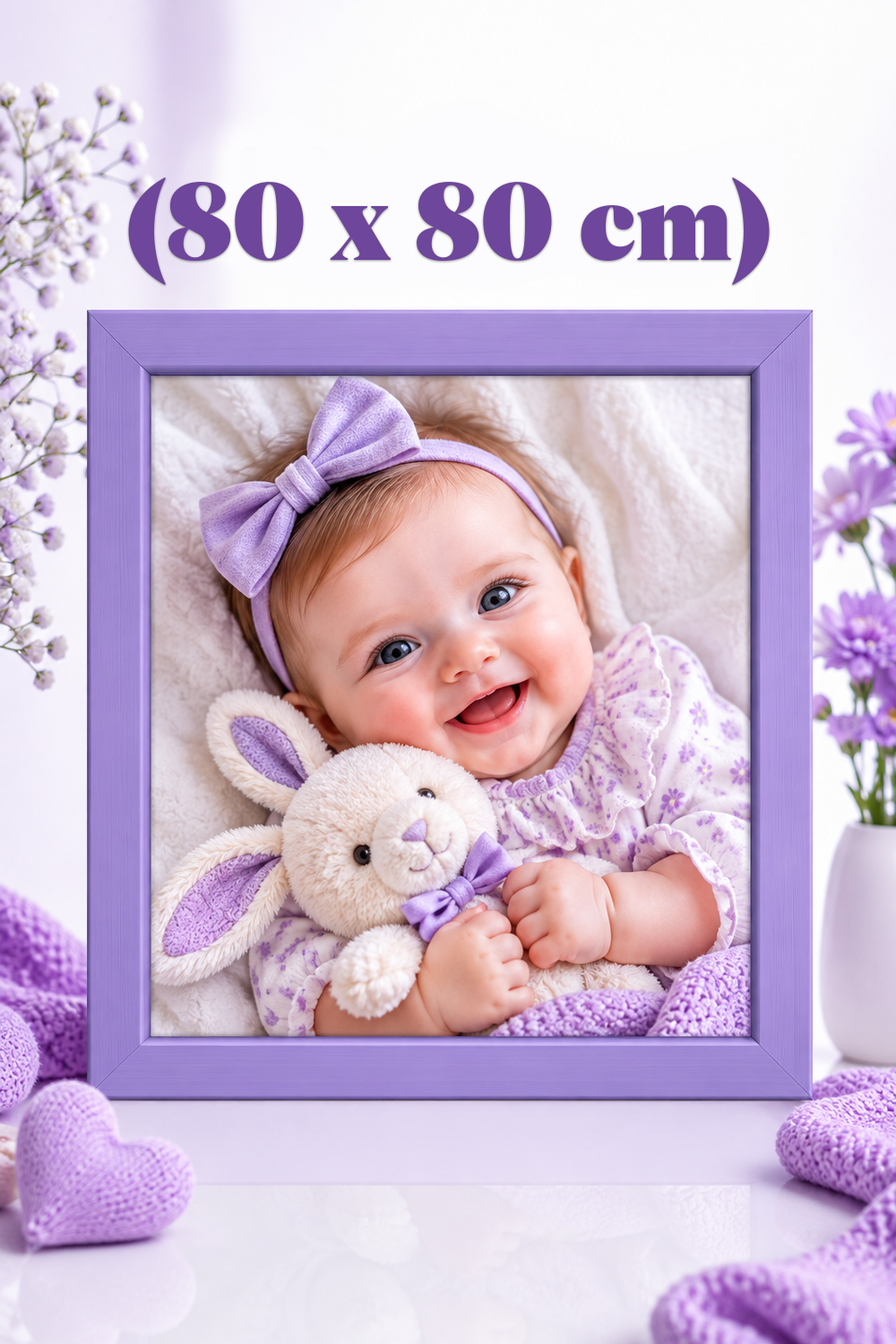
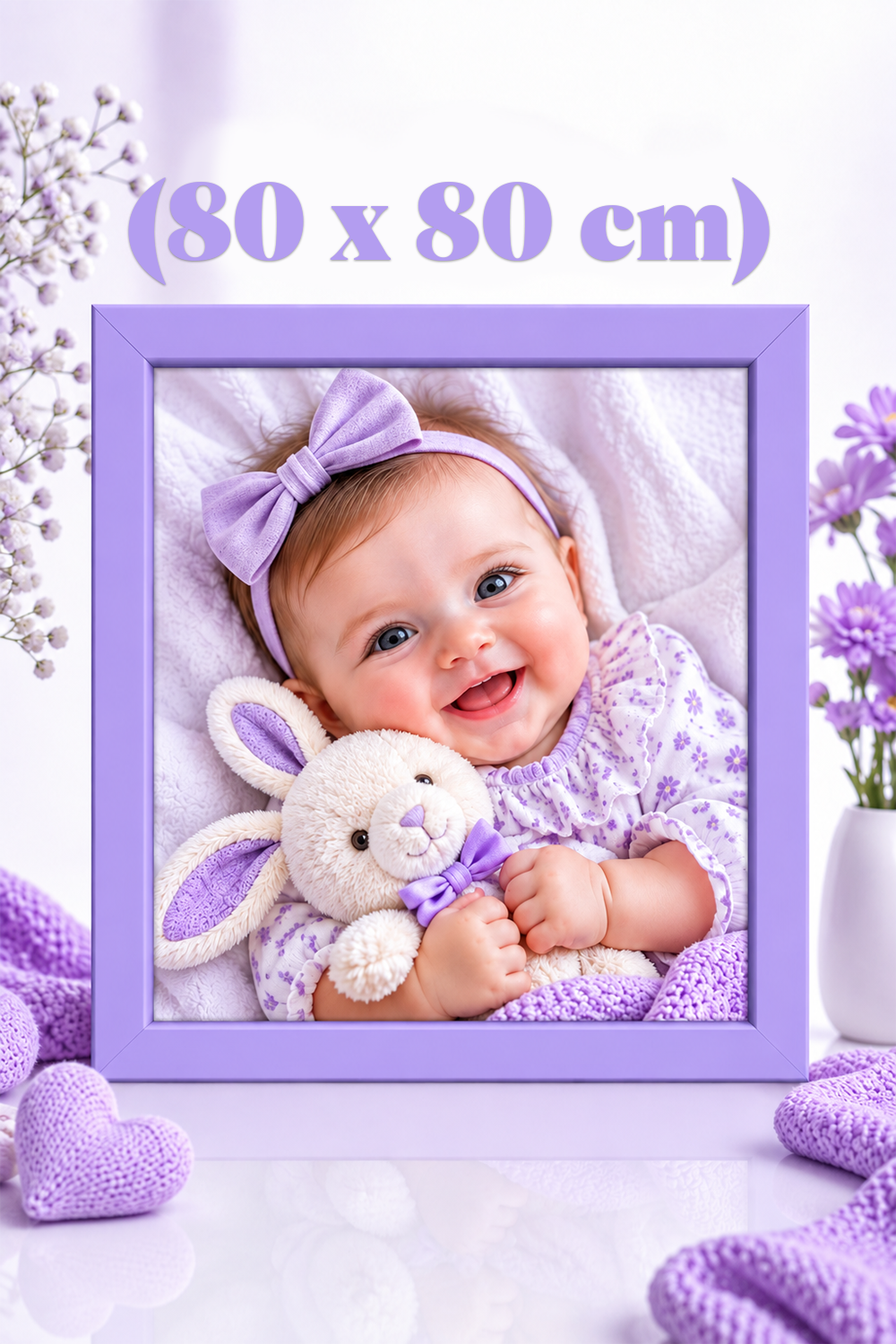
Layers edited between the first and the second 896 x 1344 image:
painted on "(80 x 80 cm)" over [128, 177, 770, 285]
removed layer "Layer 1" over [0, 0, 896, 1344]
added layer "1 Image" above "Layer 0" over [0, 0, 896, 1344]
